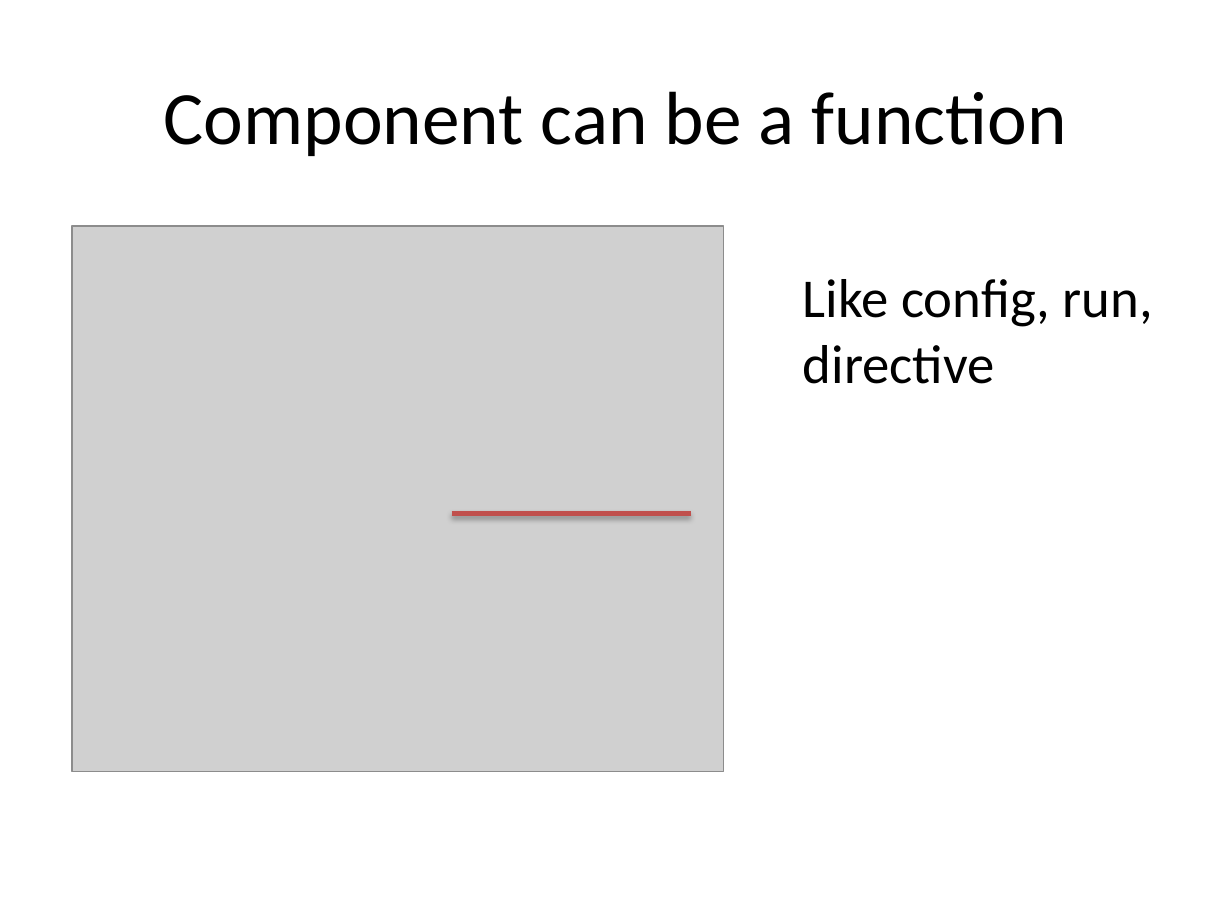
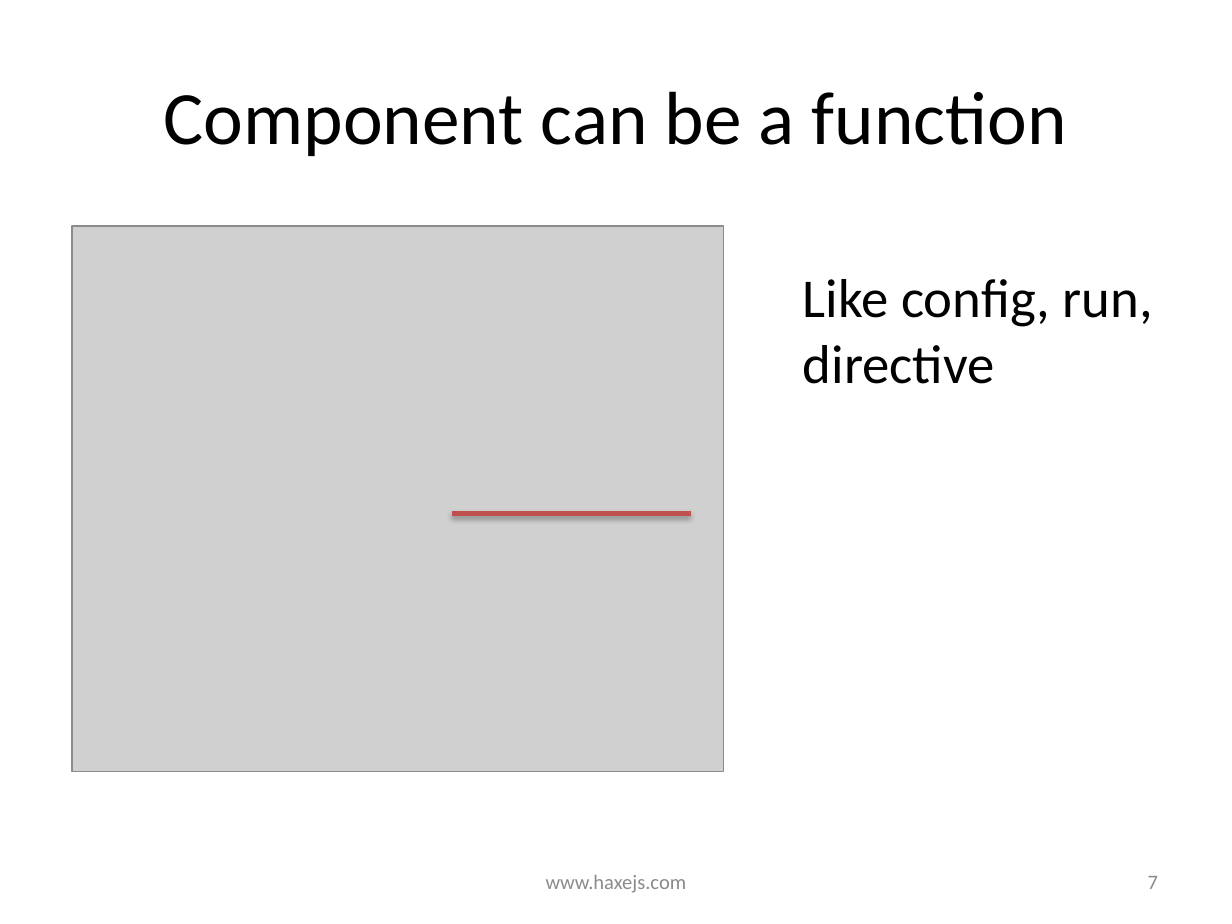
Before and after one commit to haxejs/haxejs.com, a slide deck: slide 7 of ppts/Understand_Haxejs-Angular_App.pptx. Drawn at 1232x924 pixels with LibreOffice and Linux fonts; fonts in the diff are those of the drawing; grey boxes stand for pictures. Boxes give left, top, right and bottom in pixels: in the first picture for what was removed or moved away, otherwise in the second. Text is boxed around its words. In the diff, an @@ line names an element or a change of style, - is before the commit and + after.

```diff
--- a/ppts/Understand_Haxejs-Angular_App.pptx
+++ b/ppts/Understand_Haxejs-Angular_App.pptx
@@ text added at (546,875,687,893), 12 pt, text #8C8C8C @@
+www.haxejs.com
@@ page number added at (1148,876,1158,889), 12 pt, text #8C8C8C @@
+7
```
Also in this commit, not shown: 7 other slides changed.
